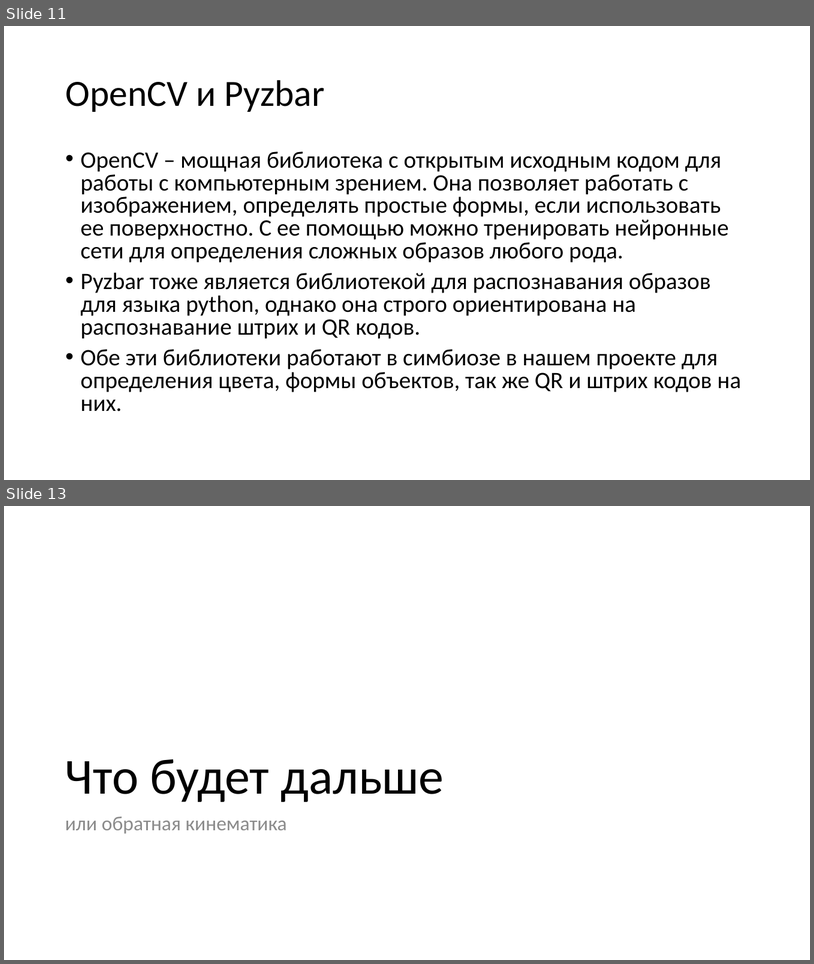
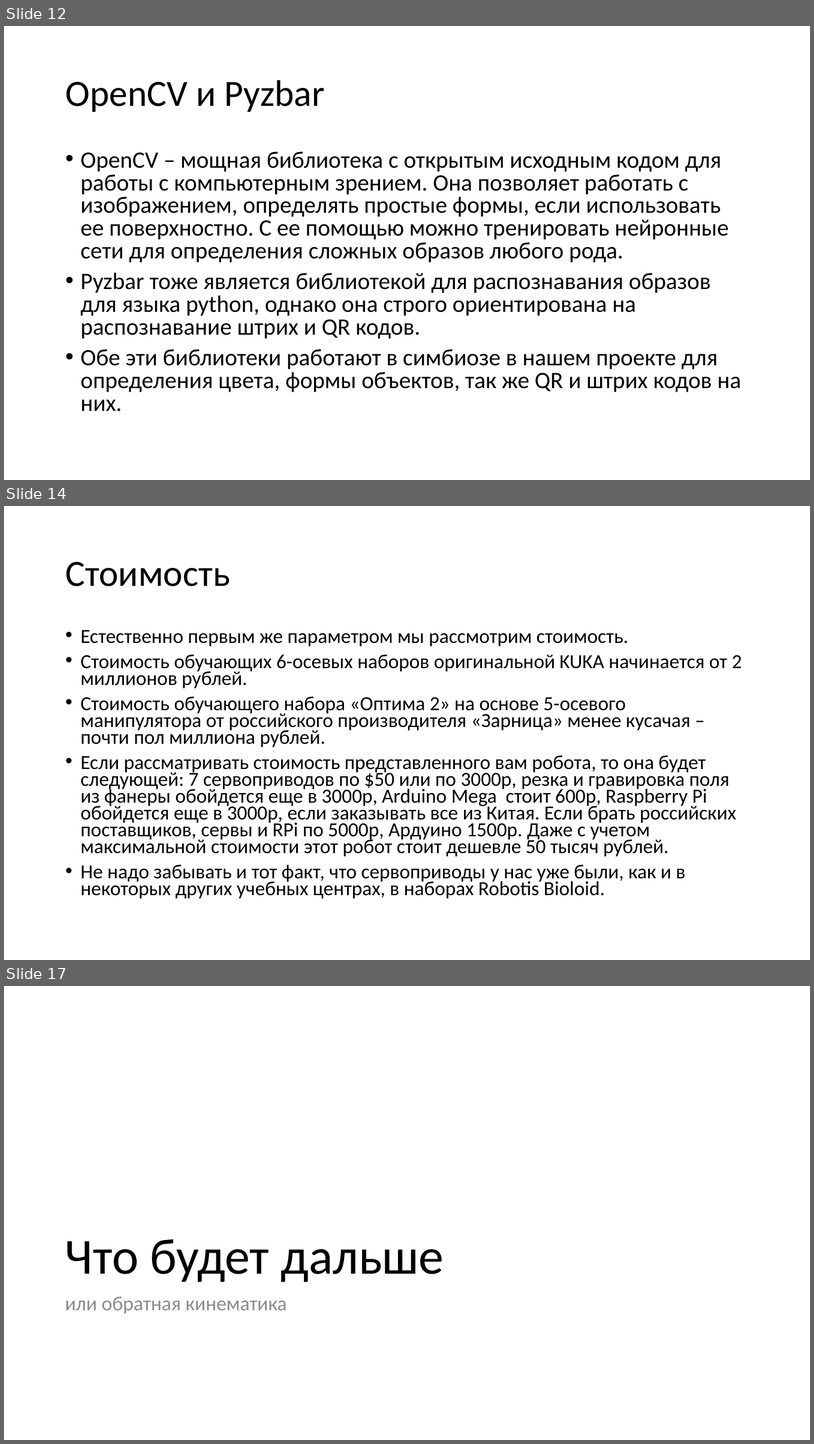
Before and after one commit to alextrof94/PIO_Arduino, a slide deck: KukaRuka0.2/Other/kazanforumdoc_text.pptx. Shown one above the other, each under a label of ours: slides 11 and 13 before the commit, slides 12, 14 and 17 after it; the slides between them are not shown. The pictures are 814x964 and 814x1444 pixels, drawn with LibreOffice and Linux fonts; fonts in the diff are those of the drawing. Boxes give left, top, right and bottom in pixels: in the first picture for what was removed or moved away, otherwise in the second. Text is boxed around its words. In the diff, an @@ line names an element or a change of style, - is before the commit and + after.

```diff
--- a/KukaRuka0.2/Other/kazanforumdoc_text.pptx
+++ b/KukaRuka0.2/Other/kazanforumdoc_text.pptx
@@ slide 14 added at [4,506,810,960], background #FFFFFF @@
@@ title added at [65,562,230,586], 44 pt, text #000000 @@
+Стоимость
@@ text added at [81,630,743,898], 23.8 pt, text #000000 @@
+• Естественно первым же параметром мы рассмотрим стоимость.
+• Стоимость обучающих 6-осевых наборов оригинальной KUKA начинается от 2 миллионов рублей.
+• Стоимость обучающего набора «Оптима 2» на основе 5-осевого манипулятора от российского производителя «Зарница» менее кусачая – почти пол миллиона рублей.
+• Если рассматривать стоимость представленного вам робота, то она будет следующей: 7 сервоприводов по $50 или по 3000р, резка и гравировка поля из фанеры обойдется еще в 3000р, Arduino Mega стоит 600р, Raspberry Pi обойдется еще в 3000р, если заказывать все из Китая. Если брать российских поставщиков, сервы и RPi по 5000р, Ардуино 1500р. Даже с учетом максимальной стоимости этот робот стоит дешевле 50 тысяч рублей.
+• Не надо забывать и тот факт, что сервоприводы у нас уже были, как и в некоторых других учебных центрах, в наборах Robotis Bioloid.
@@ what was slide 11 is now slide 12 @@
@@ what was slide 13 is now slide 17 @@
```
Also in this commit, not shown: 1 slide changed, 4 other slides added, 20 other files.
